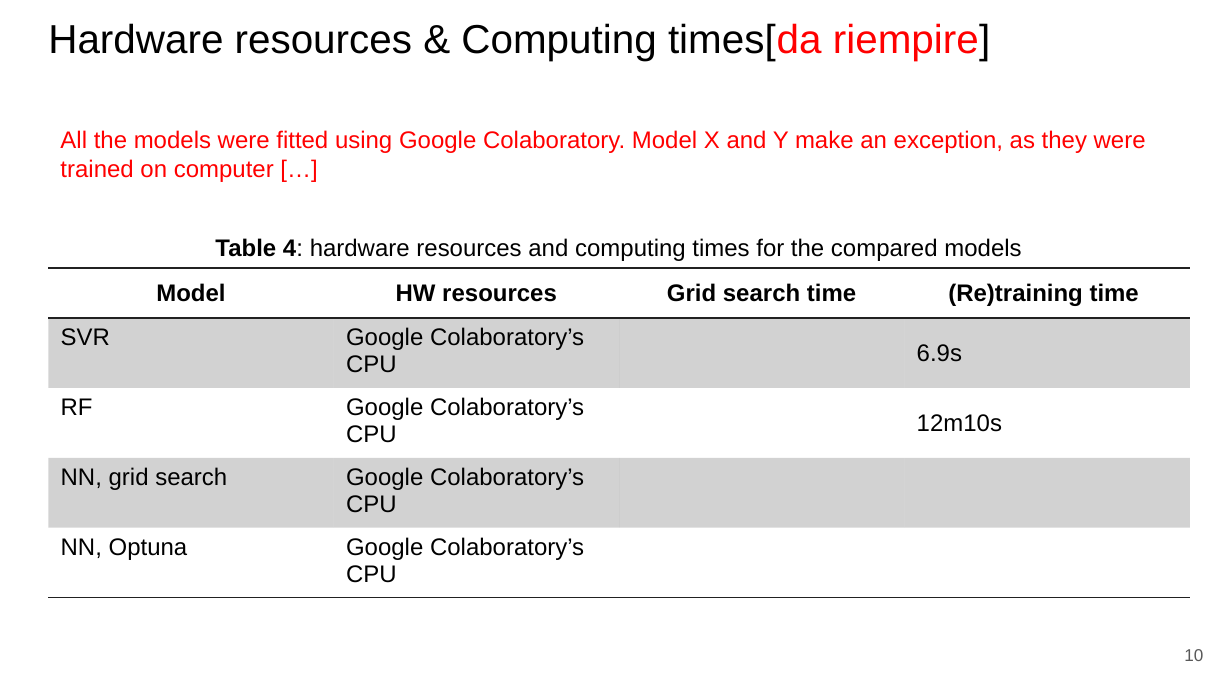
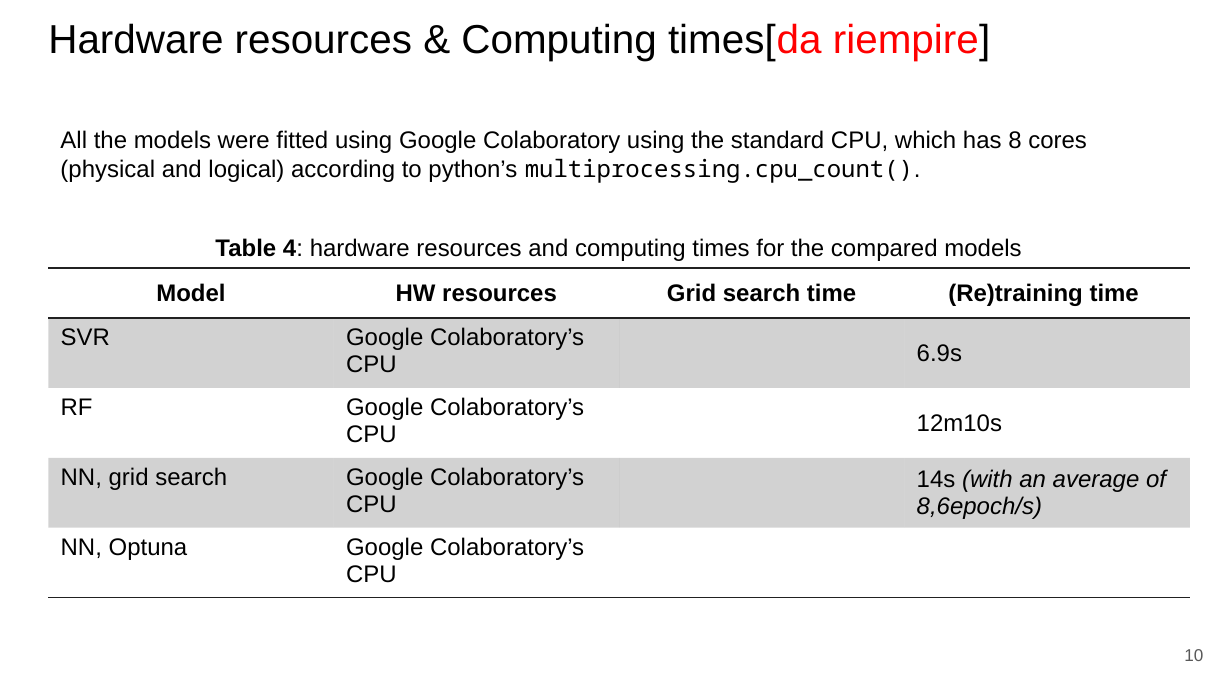
Before and after one commit to paolo-junior-mollica/machine-learning-project, a slide deck: slide 10 of relazione/Canduci_Marino_Mollica.pptx. Drawn at 1232x693 pixels with LibreOffice and Linux fonts; fonts in the diff are those of the drawing. Boxes give left, top, right and bottom in pixels: in the first picture for what was removed or moved away, otherwise in the second. Text is boxed around its words. In the diff, an @@ line names an element or a change of style, - is before the commit and + after.

```diff
--- a/relazione/Canduci_Marino_Mollica.pptx
+++ b/relazione/Canduci_Marino_Mollica.pptx
@@ text at (60, 130, 1087, 183): text changed; text colour #FF0000 to #000000 @@
-All the models were fitted using Google Colaboratory. Model X and Y make an exception, as they were trained on computer […]
+All the models were fitted using Google Colaboratory using the standard CPU, which has 8 cores (physical and logical) according to python’s multiprocessing.cpu_count().
@@ table at (48, 269, 1191, 598) @@
-row 4, column 4: 
+row 4, column 4: 14s (with an average of 8,6epoch/s)
```
Also in this commit, not shown: 10 other slides changed, 3 slides added.
